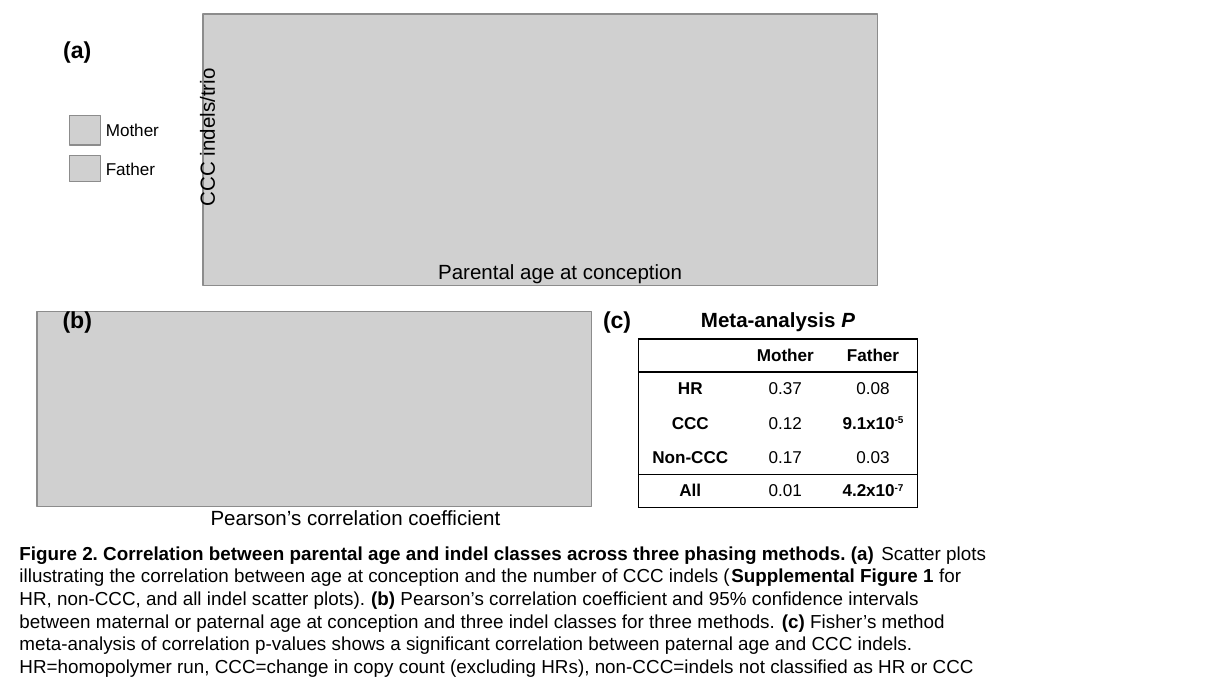
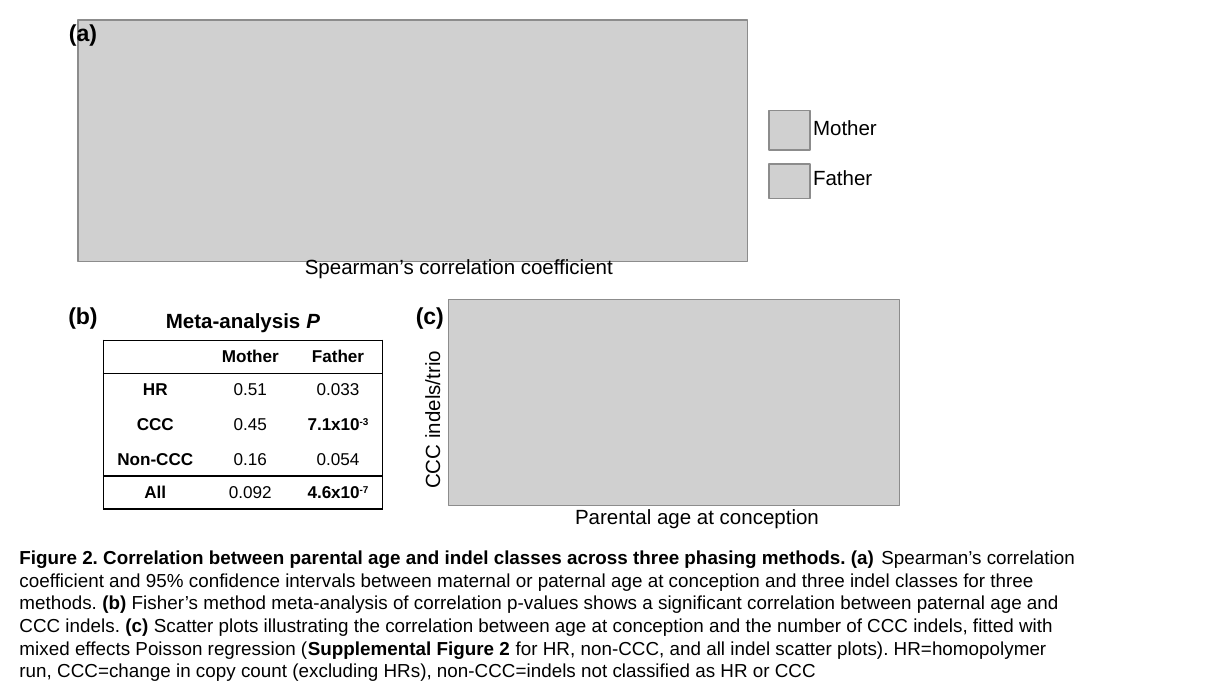
Before and after one commit to allisonseiden/longreadclustersequencing, a slide deck: slide 2 of manuscript/long_read_DNV_figures.pptx. Drawn at 1232x693 pixels with LibreOffice and Linux fonts; fonts in the diff are those of the drawing; grey boxes stand for pictures. Boxes give left, top, right and bottom in pixels: in the first picture for what was removed or moved away, otherwise in the second. Text is boxed around its words. In the diff, an @@ line names an element or a change of style, - is before the commit and + after.

Commit message:
updated manuscript w spearmans and 2ndary poisson mixed effects, instead of pearsons correlation

```diff
--- a/manuscript/long_read_DNV_figures.pptx
+++ b/manuscript/long_read_DNV_figures.pptx
@@ text "(a)": place and size @@
-text "(a)" at (63, 41, 91, 63)
+text "(a)" at (69, 23, 97, 47)
@@ picture: place and size @@
-picture at (203, 14, 877, 285)
+picture at (78, 20, 748, 261)
@@ picture: place and size @@
-picture at (69, 116, 100, 145)
+picture at (769, 111, 809, 150)
@@ text "Mother" at (813, 120, 877, 136): size 10 to 12 pt @@
@@ text "Mother": place and size @@
-text "Mother" at (106, 123, 159, 136)
+text "Mother" at (813, 120, 877, 136)
@@ picture: place and size @@
-picture at (69, 155, 100, 181)
+picture at (769, 164, 809, 198)
@@ text "Father": place and size @@
-text "Father" at (106, 162, 155, 175)
+text "Father" at (813, 170, 872, 186)
@@ text "Father" at (813, 170, 872, 186): size 10 to 12 pt @@
@@ text at (305, 258, 613, 279): text changed @@
-Pearson’s correlation coefficient
+Spearman’s correlation coefficient
@@ text "(b)": place and size @@
-text "(b)" at (63, 310, 92, 333)
+text "(b)" at (68, 307, 97, 329)
@@ text "(c)": place and size @@
-text "(c)" at (603, 311, 631, 333)
+text "(c)" at (416, 307, 444, 329)
@@ picture added at (448, 299, 899, 505) @@
@@ picture removed at (37, 312, 591, 508) @@
@@ text "Meta-analysis P": place and size @@
-text "Meta-analysis P" at (701, 312, 855, 332)
+text "Meta-analysis P" at (166, 313, 320, 333)
@@ table: place and size @@
-table at (638, 339, 917, 508)
+table at (103, 340, 382, 509)
@@ table at (103, 340, 382, 509) @@
-row 2, column 2: 0.37
+row 2, column 2: 0.51
-row 2, column 3: 0.08
+row 2, column 3: 0.033
-row 3, column 2: 0.12
+row 3, column 2: 0.45
-row 3, column 3: 9.1x10-5
+row 3, column 3: 7.1x10-3
-row 4, column 2: 0.17
+row 4, column 2: 0.16
-row 4, column 3: 0.03
+row 4, column 3: 0.054
-row 5, column 2: 0.01
+row 5, column 2: 0.092
-row 5, column 3: 4.2x10-7
+row 5, column 3: 4.6x10-7
@@ text "CCC indels/trio": place and size @@
-text "CCC indels/trio" at (196, 76, 219, 205)
+text "CCC indels/trio" at (422, 359, 445, 487)
@@ text "Parental age at conception": place and size @@
-text "Parental age at conception" at (438, 264, 682, 284)
+text "Parental age at conception" at (575, 509, 819, 529)
@@ text at (19, 550, 1075, 681): text changed @@
-Figure 2. Correlation between parental age and indel classes across three phasing methods. (a) Scatter plots illustrating the correlation between age at conception and the number of CCC indels (Supplemental Figure 1 for HR, non-CCC, and all indel scatter plots). (b) Pearson’s correlation coefficient and 95% confidence intervals between maternal or paternal age at conception and three indel classes for three methods. (c) Fisher’s method meta-analysis of correlation p-values shows a significant correlation between paternal age and CCC indels. HR=homopolymer run, CCC=change in copy count (excluding HRs), non-CCC=indels not classified as HR or CCC
+Figure 2. Correlation between parental age and indel classes across three phasing methods. (a) Spearman’s correlation coefficient and 95% confidence intervals between maternal or paternal age at conception and three indel classes for three methods. (b) Fisher’s method meta-analysis of correlation p-values shows a significant correlation between paternal age and CCC indels. (c) Scatter plots illustrating the correlation between age at conception and the number of CCC indels, fitted with mixed effects Poisson regression (Supplemental Figure 2 for HR, non-CCC, and all indel scatter plots). HR=homopolymer run, CCC=change in copy count (excluding HRs), non-CCC=indels not classified as HR or CCC
```
Also in this commit, not shown: 2 other slides changed, 10 other files.
